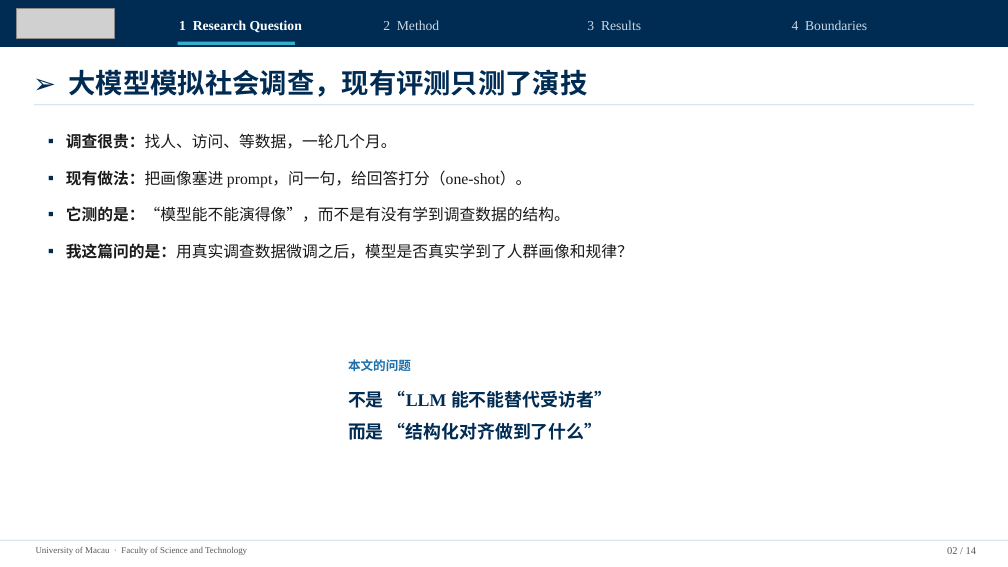
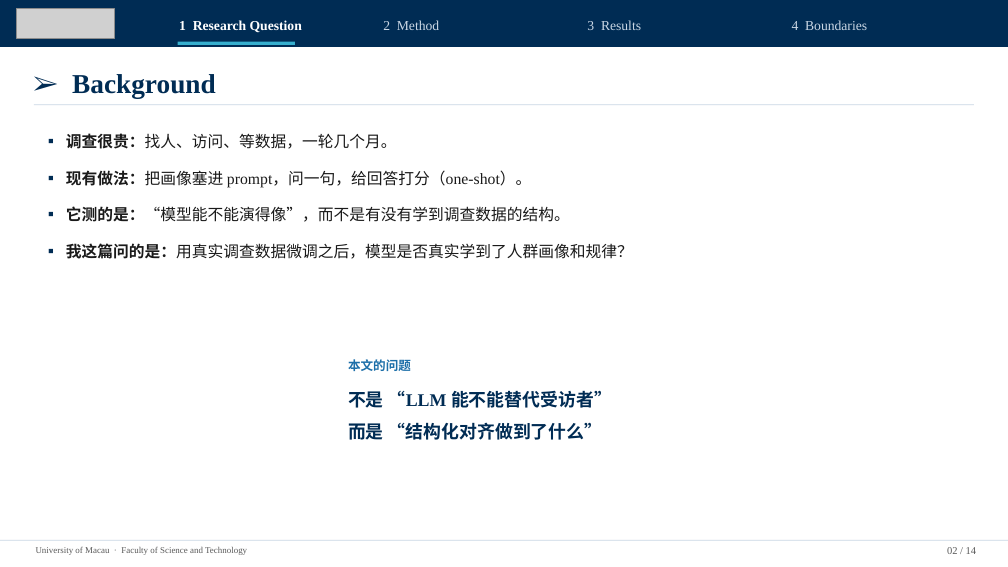
Before and after one commit to gyro-zpl/fas_pro, a slide deck: slide 2 of docs/04_论文稿件/导师阶段汇报_UMAC_2026-11-23.pptx. Drawn at 1008x567 pixels with LibreOffice and Linux fonts; fonts in the diff are those of the drawing; grey boxes stand for pictures. Boxes give left, top, right and bottom in pixels: in the first picture for what was removed or moved away, otherwise in the second. Text is boxed around its words. In the diff, an @@ line names an element or a change of style, - is before the commit and + after.

```diff
--- a/docs/04_论文稿件/导师阶段汇报_UMAC_2026-11-23.pptx
+++ b/docs/04_论文稿件/导师阶段汇报_UMAC_2026-11-23.pptx
@@ text at [72,74,216,98]: text changed @@
-➢ 大模型模拟社会调查，现有评测只测了演技
+➢ Background
```
Also in this commit, not shown: 12 other slides changed, 1 slide added, 1 slide removed, 5 other files.
